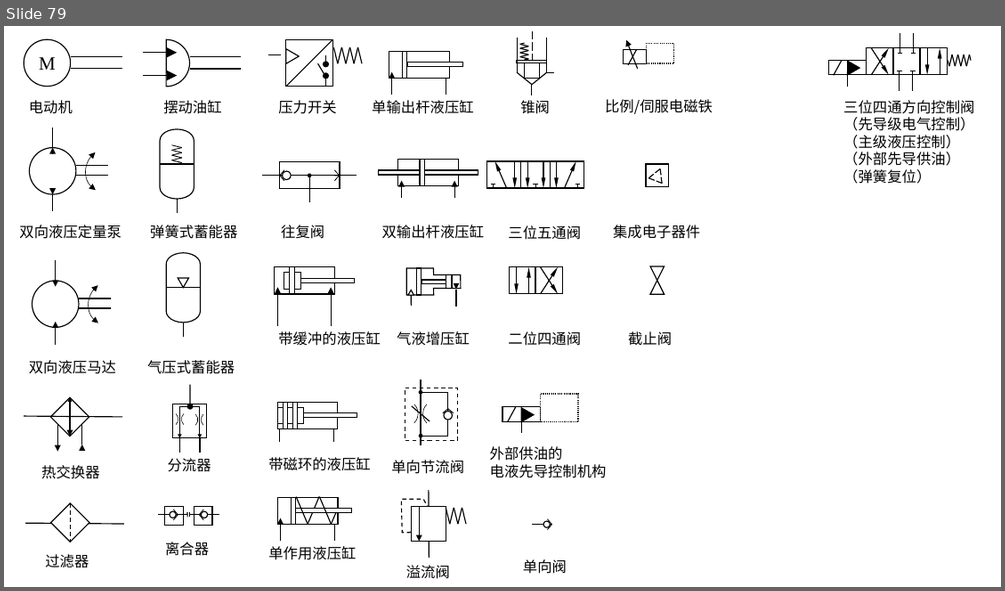
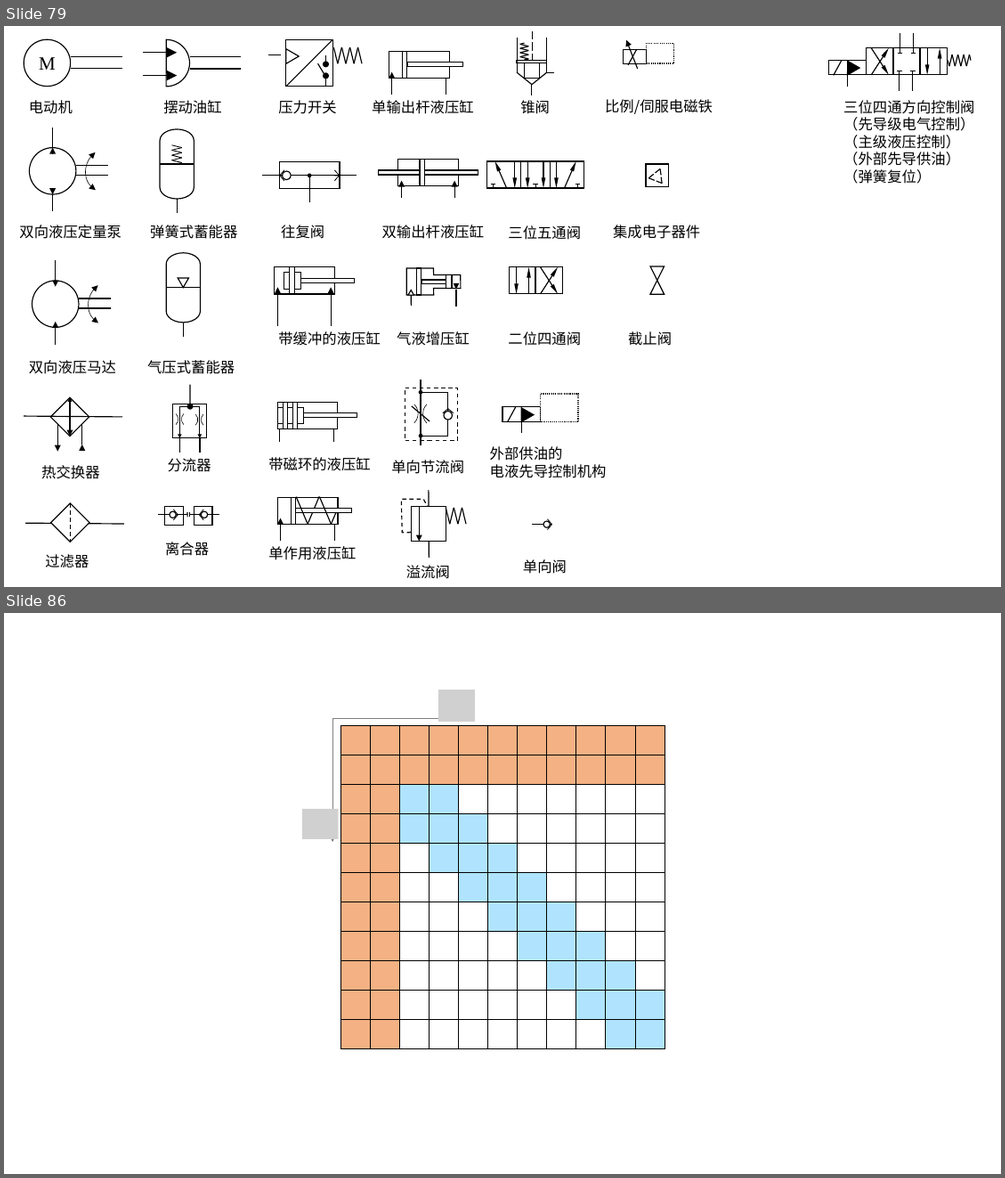
Before and after one commit to clonetimer/pptx, a slide deck: 素材.pptx. Shown one above the other, each under a label of ours: slide 79 before the commit, slides 79 and 86 after it; the slides between them are not shown. The pictures are 1005x591 and 1005x1178 pixels, drawn with LibreOffice and Linux fonts; fonts in the diff are those of the drawing; grey boxes stand for pictures. Boxes give left, top, right and bottom in pixels: in the first picture for what was removed or moved away, otherwise in the second. Text is boxed around its words. In the diff, an @@ line names an element or a change of style, - is before the commit and + after.

```diff
--- a/素材.pptx
+++ b/素材.pptx
@@ slide 86 added at box(4, 613, 1001, 1174), background #FFFFFF @@
@@ picture added at box(438, 690, 475, 722) @@
@@ arrow added from (332, 718) to (456, 718), #808080 0.5 pt @@
@@ arrow added from (332, 718) to (332, 842), #808080 0.5 pt @@
@@ table added at box(340, 725, 662, 1048), 11 rows, 11 columns @@
+ |  |  |  |  |  |  |  |  |  | 
+ |  |  |  |  |  |  |  |  |  | 
+ |  |  |  |  |  |  |  |  |  | 
+ |  |  |  |  |  |  |  |  |  | 
+ |  |  |  |  |  |  |  |  |  | 
+ |  |  |  |  |  |  |  |  |  | 
+ |  |  |  |  |  |  |  |  |  | 
+ |  |  |  |  |  |  |  |  |  | 
+ |  |  |  |  |  |  |  |  |  | 
+ |  |  |  |  |  |  |  |  |  | 
+ |  |  |  |  |  |  |  |  |  | 
@@ picture added at box(302, 809, 339, 839) @@
```
Also in this commit, not shown: 1 slide changed, 10 other slides added.
